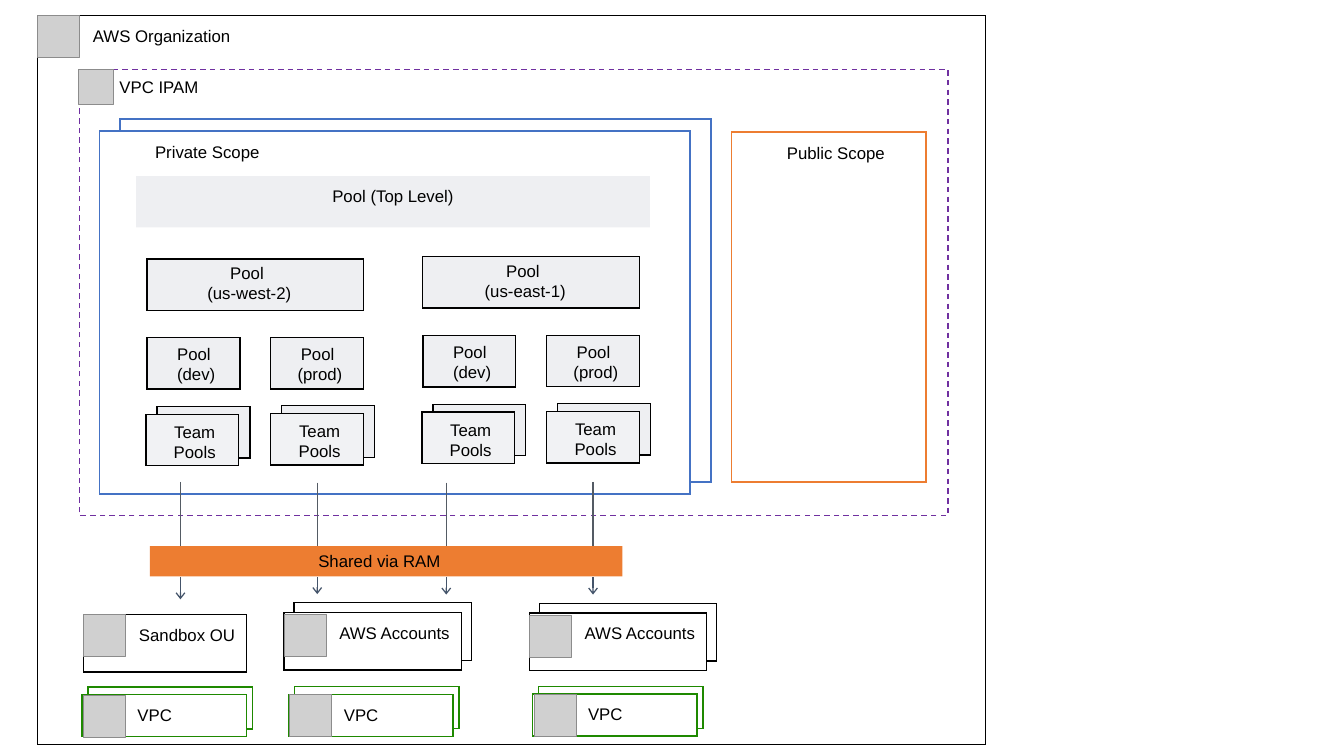
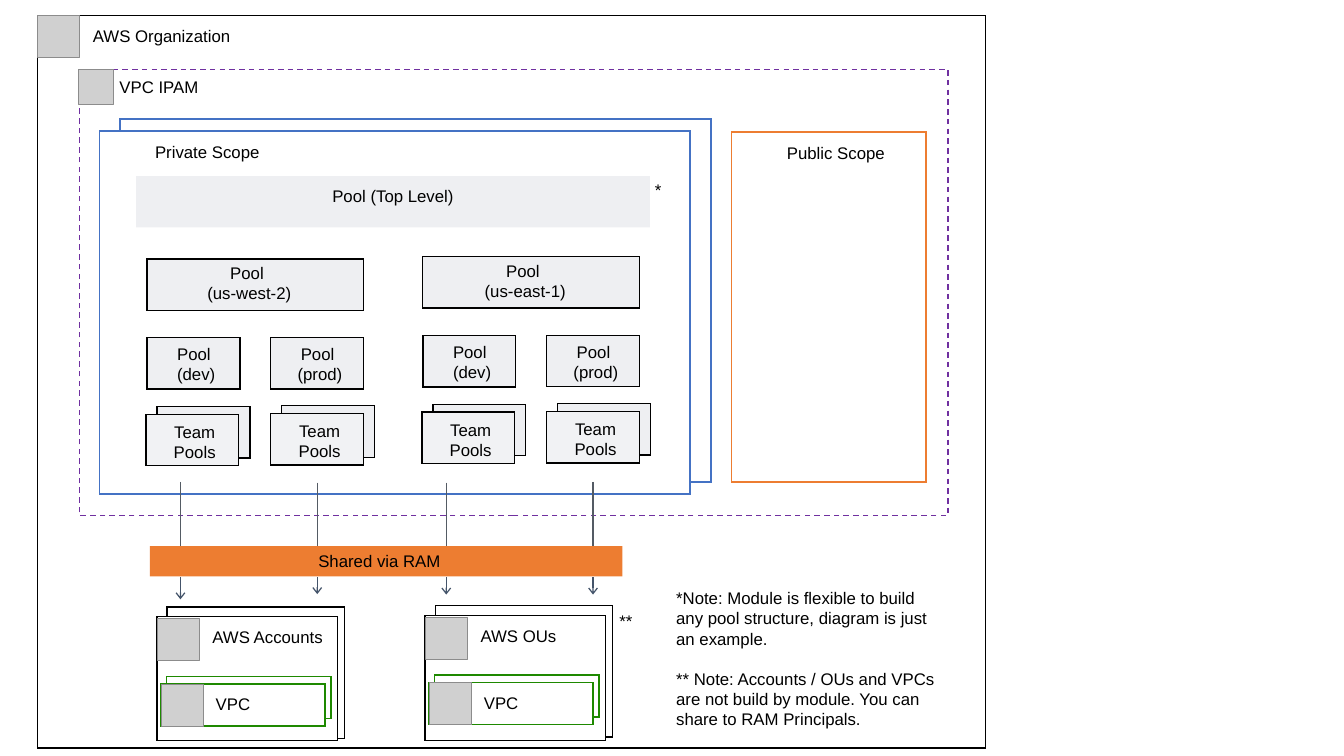
Before and after one commit to aws-ia/terraform-aws-ipam, a slide deck: slide 1 of images/ipam_symmetrical.pptx. Drawn at 1344x756 pixels with LibreOffice and Linux fonts; fonts in the diff are those of the drawing; grey boxes stand for pictures. Boxes give left, top, right and bottom in pixels: in the first picture for what was removed or moved away, otherwise in the second. Text is boxed around its words. In the diff, an @@ line names an element or a change of style, - is before the commit and + after.

```diff
--- a/images/ipam_symmetrical.pptx
+++ b/images/ipam_symmetrical.pptx
@@ rectangle "AWS Organization": place and size @@
-rectangle "AWS Organization" at [37,15,985,744]
+rectangle "AWS Organization" at [37,15,985,748]
@@ text added at [645,174,673,205], 12 pt, text #000000 @@
+*
@@ text added at [676,592,934,729], 12 pt, text #000000 @@
+*Note: Module is flexible to build any pool structure, diagram is just an example.
+** Note: Accounts / OUs and VPCs are not build by module. You can share to RAM Principals.
@@ rectangle removed at [84,615,247,673] @@
-Sandbox OU
@@ picture: place and size @@
-picture at [84,615,126,657]
+picture at [157,619,200,661]
@@ rectangle "AWS Accounts": place and size @@
-rectangle "AWS Accounts" at [284,613,462,670]
+rectangle "AWS Accounts" at [157,617,338,741]
@@ rectangle: place and size @@
-rectangle at [294,603,472,660]
+rectangle at [167,607,345,738]
@@ picture removed at [284,615,327,657] @@
@@ picture: place and size @@
-picture at [530,615,573,657]
+picture at [425,617,468,659]
@@ rectangle "AWS OUs": place and size @@
-rectangle "AWS OUs" at [529,613,707,670]
+rectangle "AWS OUs" at [425,615,606,740]
@@ rectangle: place and size @@
-rectangle at [539,604,717,661]
+rectangle at [436,606,613,737]
@@ text added at [610,606,651,636], 12 pt, text #000000 @@
+**
@@ text in rectangle at [481,630,557,642]: text changed @@
-AWS Accounts
+AWS OUs
@@ 2 rectangles, 1 picture: place and size @@
-2 rectangles, 1 picture at [82,688,252,738]
+2 rectangles, 1 picture at [160,677,331,727]
@@ rectangle removed at [294,687,459,729] @@
@@ 2 rectangles, 1 picture: place and size @@
-2 rectangles, 1 picture at [532,687,703,737]
+2 rectangles, 1 picture at [429,676,599,726]
@@ rectangle removed at [288,695,453,737] @@
-VPC
@@ picture removed at [290,695,333,737] @@
```
Also in this commit, not shown: 8 other files.
